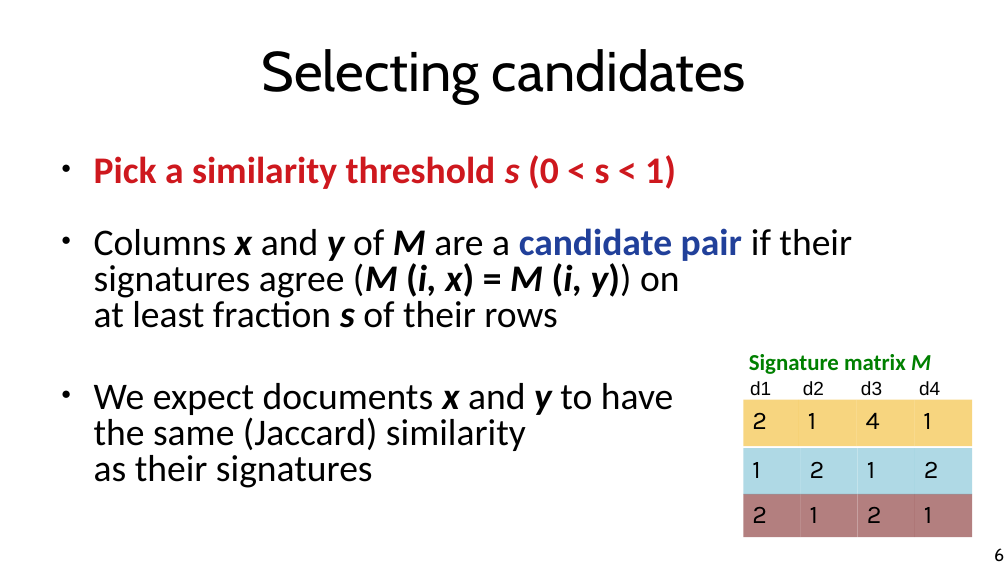
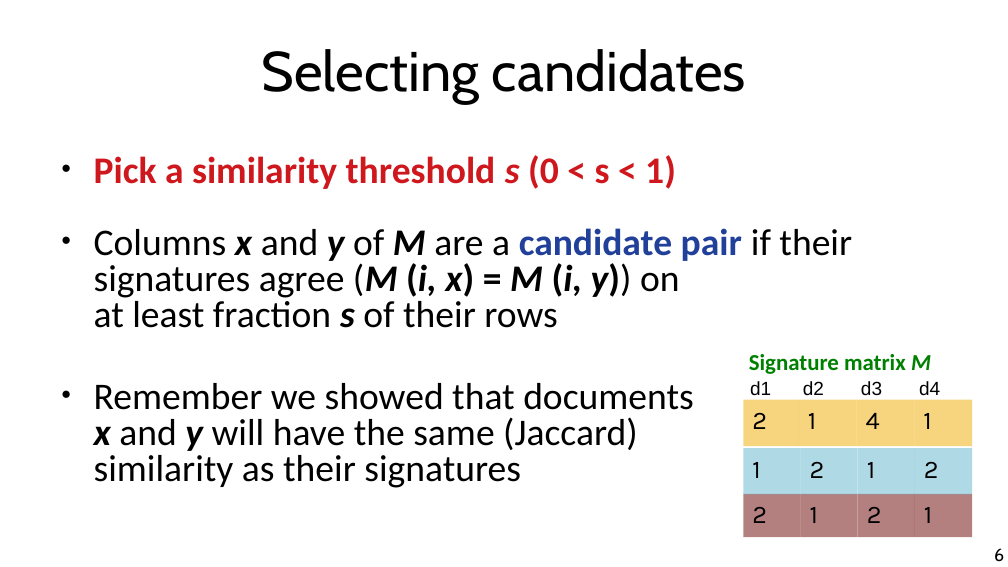
Before and after one commit to marco-calautti/data-mining-course, a slide deck: slide 6 of theory/odp/tt09_locality_sensitive_hashing.odp. Drawn at 1008x567 pixels with LibreOffice and Linux fonts; fonts in the diff are those of the drawing. Boxes give left, top, right and bottom in pixels: in the first picture for what was removed or moved away, otherwise in the second. Text is boxed around its words. In the diff, an @@ line names an element or a change of style, - is before the commit and + after.

```diff
--- a/theory/odp/tt09_locality_sensitive_hashing.odp
+++ b/theory/odp/tt09_locality_sensitive_hashing.odp
@@ text at [94,383,694,488]: text changed @@
-● We expect documents x and y to have
-  the same (Jaccard) similarity
-  as their signatures
+● Remember we showed that documents
+  x and y will have the same (Jaccard)
+  similarity as their signatures
```
Also in this commit, not shown: 4 other slides changed, 5 other files.
